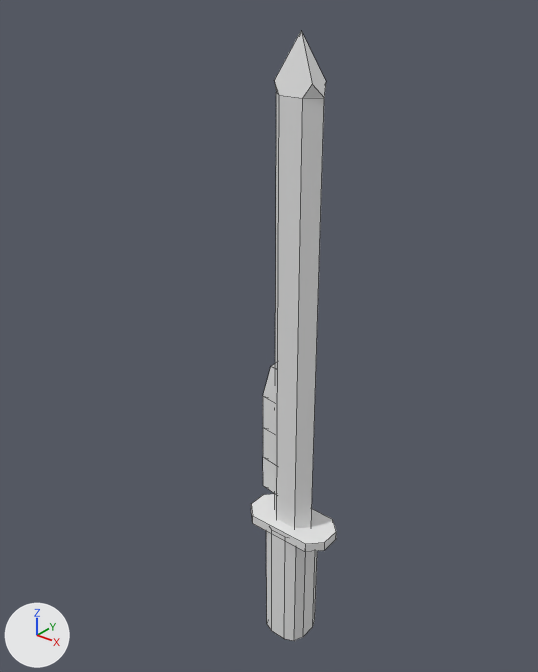
Renders of the Blender file MagicParticles/Assets/Particles/MeshParticles.blend from each side of a commit.
Camera for both pictures: a 50 mm lens placed at (0.0771, -0.1047, 0.0879), pointed at (-0.0059, -0.0009, 0.0236). The axes (+X, +Y, +Z) are drawn at lower left. The lights are the same throughout. Mesh edges are drawn as thin lines.

In view in the first picture: 'KnifeParticle', 'SwordParticle'.
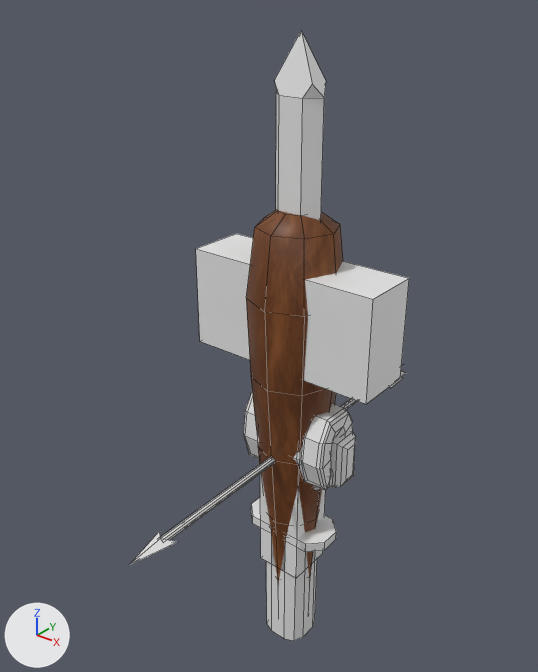
Scene script edits in JSON lines:
```json
{"op": "add", "block": "me_arrow", "code": ["me_arrow = bpy.data.meshes.new('Arrow')", "me_arrow.from_pydata(...)  # 57 vertices, 24 faces; spans x -0.0029..0.0029, y -0.0453..0.0419, z -0.0029..0.0029"]}
{"op": "remove", "block": "ob_hammerparticle", "code": "ob_hammerparticle.hide_set(True)"}
{"op": "remove", "block": "ob_fistparticle", "code": "ob_fistparticle.hide_set(True)"}
{"op": "remove", "block": "ob_clubparticle", "code": "ob_clubparticle.hide_set(True)"}
{"op": "add", "block": "ob_arrow", "code": ["ob_arrow = bpy.data.objects.new('Arrow', me_arrow)", "ob_arrow.location = (0.0, 0.0, 0.0)"]}
```

Changed parts and their boxes [x1, y1, x2, y2] in the pictures (538 x 672 px):
```json
{"object": "ClubParticle", "change": "shown", "after": [246, 210, 343, 586], "on screen": "brown"}
{"object": "HammerParticle", "change": "shown", "after": [196, 234, 409, 578]}
{"object": "FistParticle", "change": "shown", "after": [244, 392, 356, 490]}
{"object": "Arrow", "change": "added", "after": [130, 371, 406, 565]}
```
